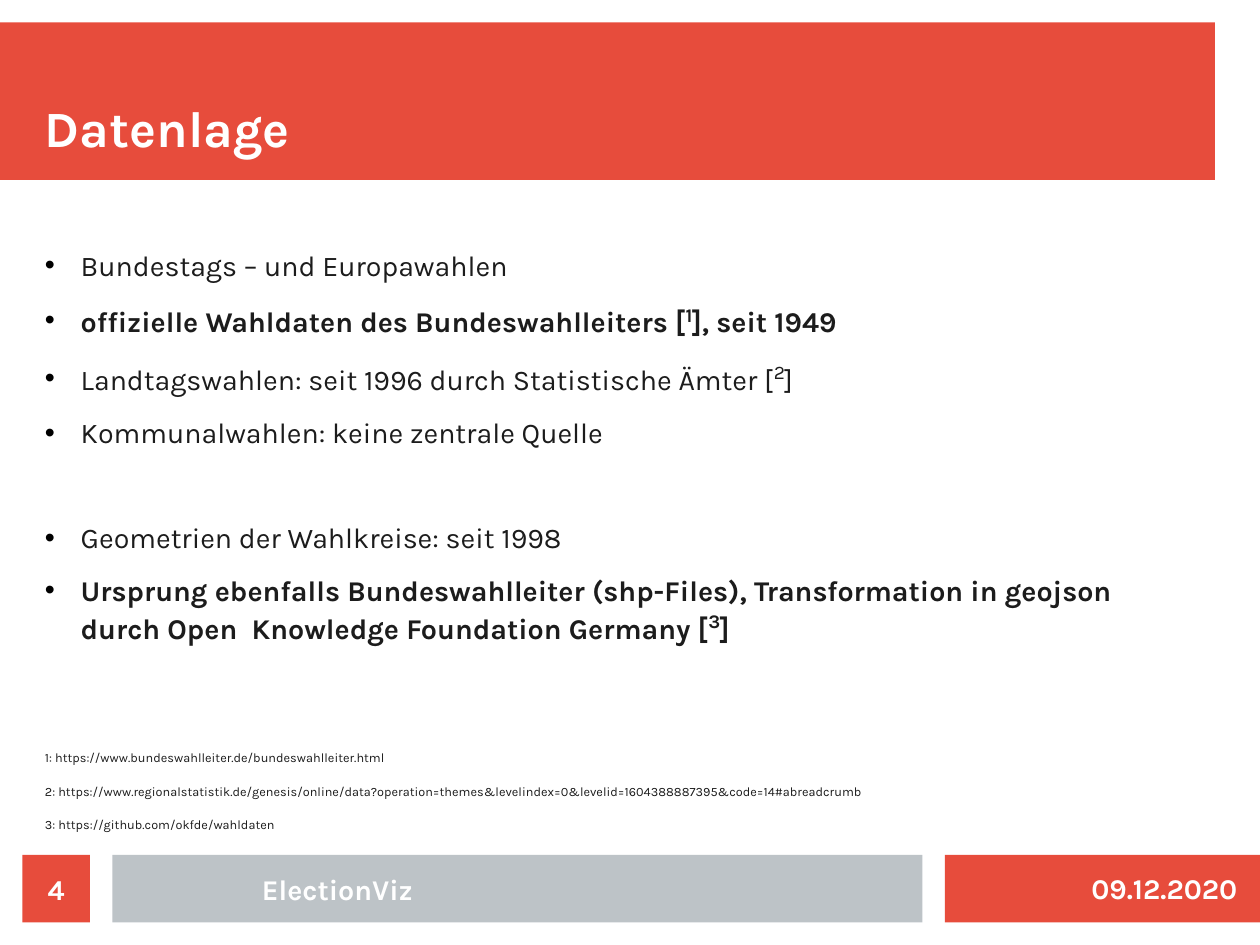
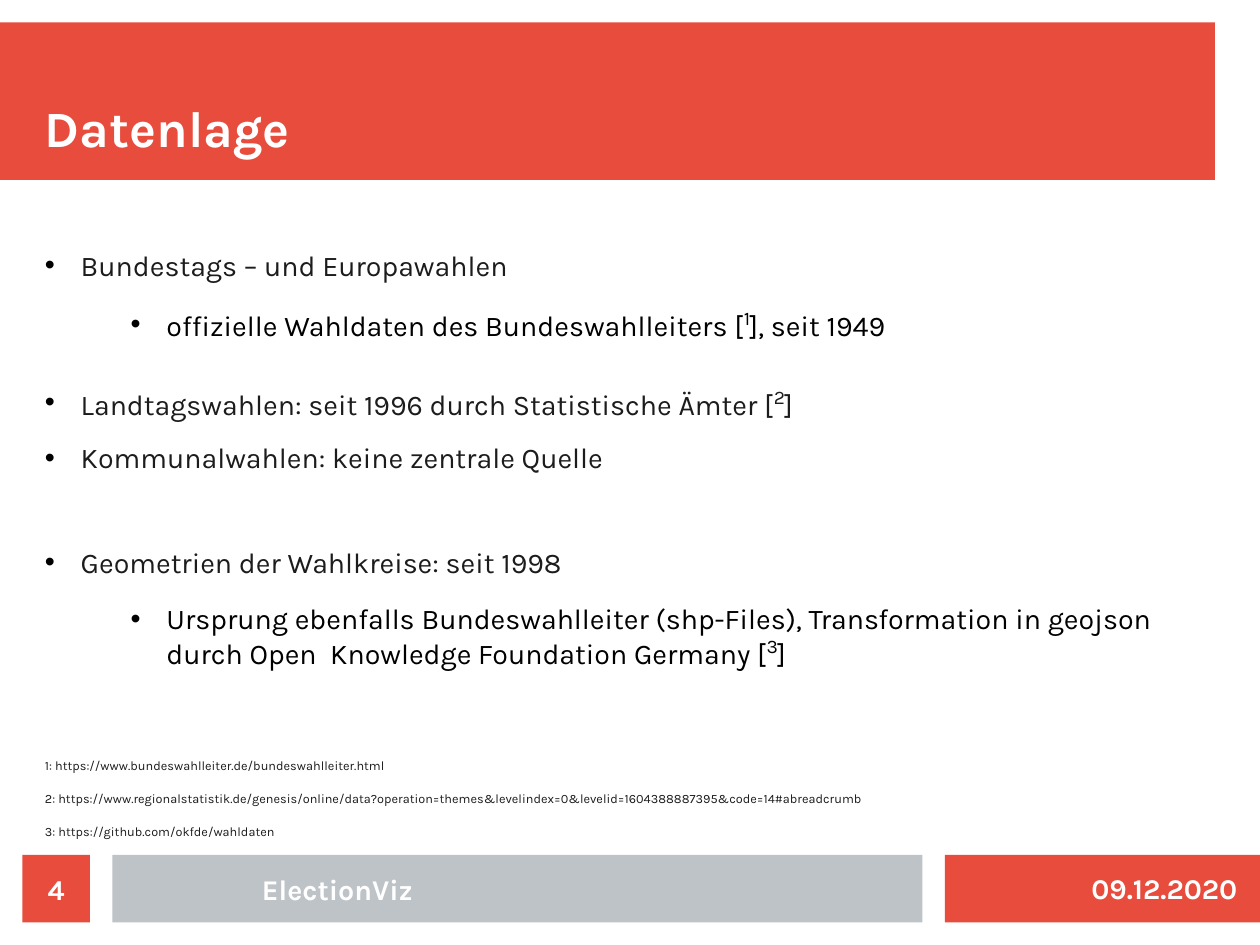
Before and after one commit to fziegner/election-visualization, a slide deck: slide 4 of slides_wcm_abschlusspraesentation.odp. Drawn at 1260x945 pixels with LibreOffice and Linux fonts; fonts in the diff are those of the drawing. Boxes give left, top, right and bottom in pixels: in the first picture for what was removed or moved away, otherwise in the second. Text is boxed around its words. In the diff, an @@ line names an element or a change of style, - is before the commit and + after.

```diff
--- a/slides_wcm_abschlusspraesentation.odp
+++ b/slides_wcm_abschlusspraesentation.odp
@@ text at [166, 313, 1151, 671]: text colour #1C1C1C to #000000, bold off in "offizielle Wahldaten des Bundeswahlleiters [1], seit 1949", "Ursprung ebenfalls Bundeswahlleiter (shp-Files), Transformat ..."; list level 1 to 2 in "offizielle Wahldaten des Bundeswahlleiters [1], ..."; line spacing 1 to 0.9; list level 1 to 2 in "Ursprung ebenfalls Bundeswahlleiter (shp-Files), Transformat ..." @@
```
Also in this commit, not shown: 7 other slides changed.
